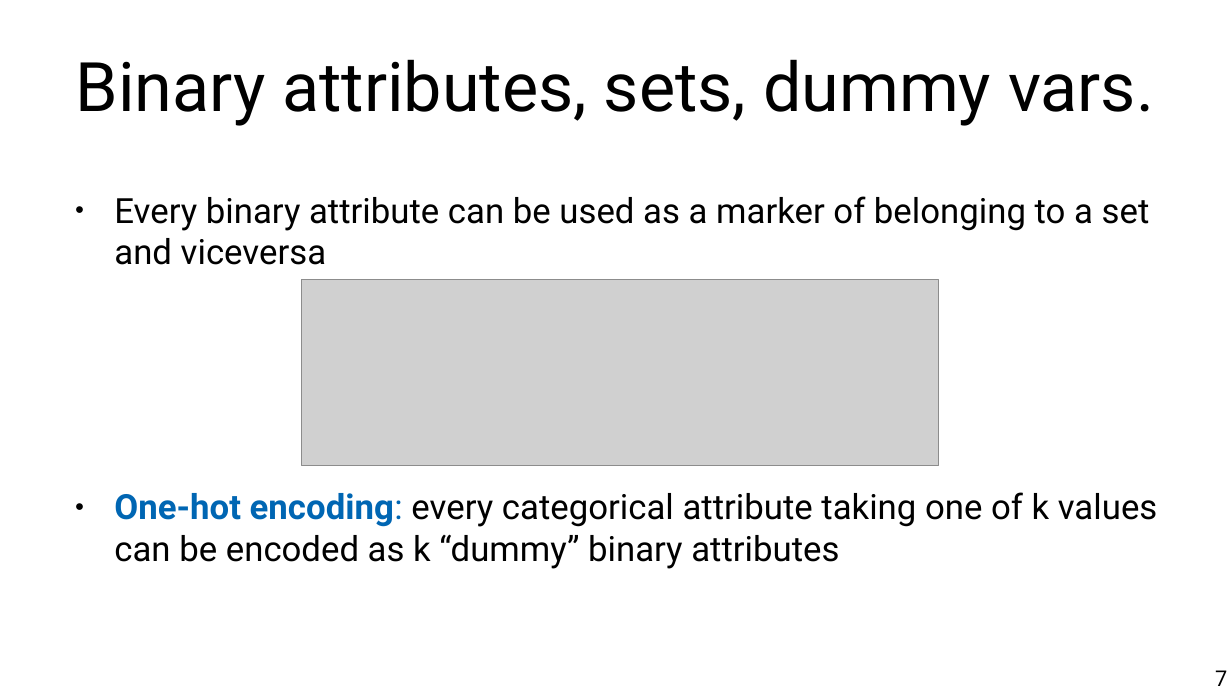
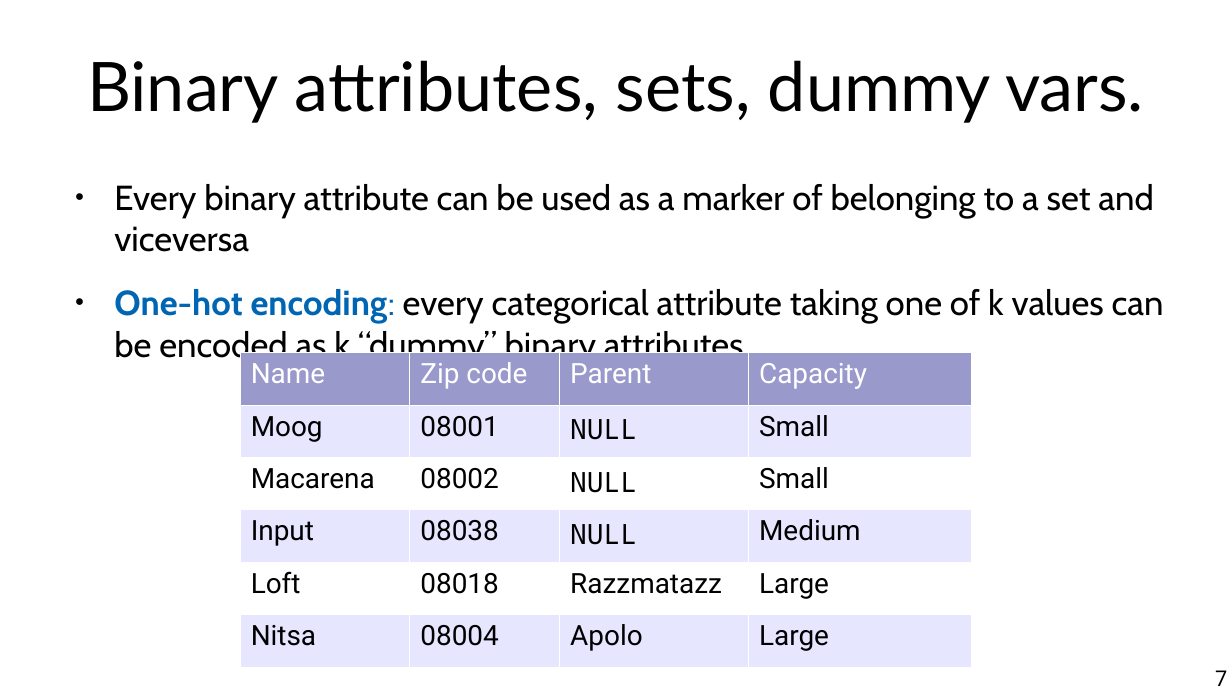
Before and after one commit to chatox/data-mining-course, a slide deck: slide 7 of theory/odp/tt02_data_methods_scenarios.odp. Drawn at 1232x693 pixels with LibreOffice and Linux fonts; fonts in the diff are those of the drawing; grey boxes stand for pictures. Boxes give left, top, right and bottom in pixels: in the first picture for what was removed or moved away, otherwise in the second. Text is boxed around its words. In the diff, an @@ line names an element or a change of style, - is before the commit and + after.

```diff
--- a/theory/odp/tt02_data_methods_scenarios.odp
+++ b/theory/odp/tt02_data_methods_scenarios.odp
@@ title "Binary attributes, sets, dummy vars.": place and size @@
-title "Binary attributes, sets, dummy vars." at (76,59,1154,126)
+title "Binary attributes, sets, dummy vars." at (87,60,1144,123)
@@ title "Binary attributes, sets, dummy vars." at (87,60,1144,123): font Roboto to Lato @@
@@ text "Every binary attribute can be ...": place and size @@
-text "Every binary attribute can be ..." at (114,196,1158,569)
+text "Every binary attribute can be ..." at (114,184,1164,365)
@@ text "Every binary attribute can be ..." at (114,184,1164,365): font Roboto to Cabin @@
@@ picture removed at (302,279,939,466) @@
@@ table added at (240,352,973,667), 6 rows, 4 columns @@
+Name | Zip code | Parent | Capacity
+Moog | 08001 | NULL | Small
+Macarena | 08002 | NULL | Small
+Input | 08038 | NULL | Medium
+Loft | 08018 | Razzmatazz | Large
+Nitsa | 08004 | Apolo | Large
```
Also in this commit, not shown: 40 other slides changed, 5 slides added, 3 slides removed, 5 other files.
